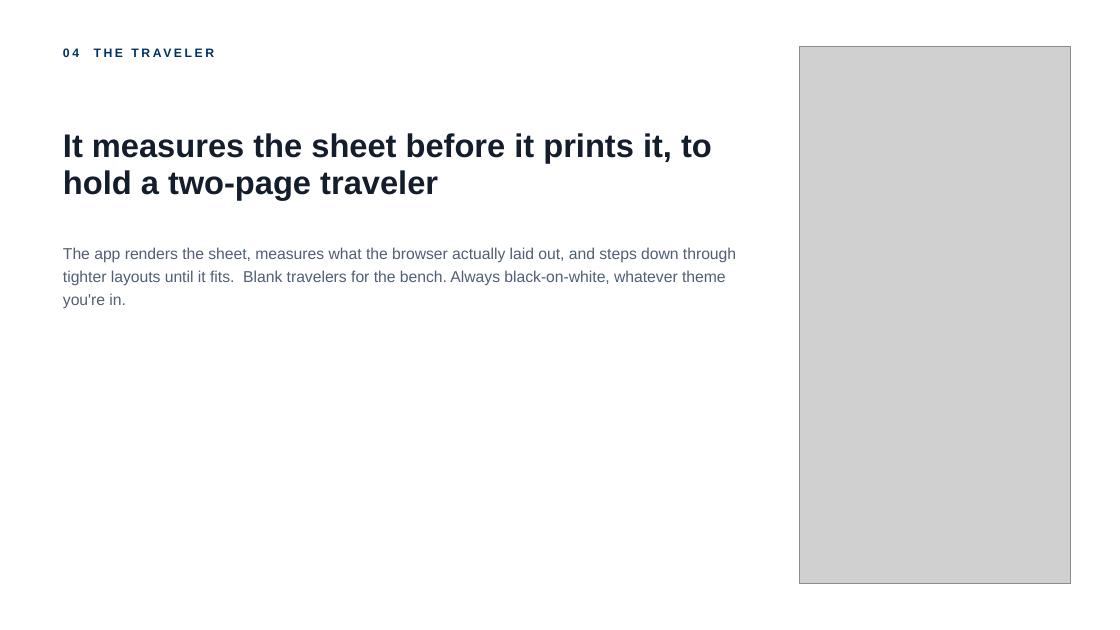
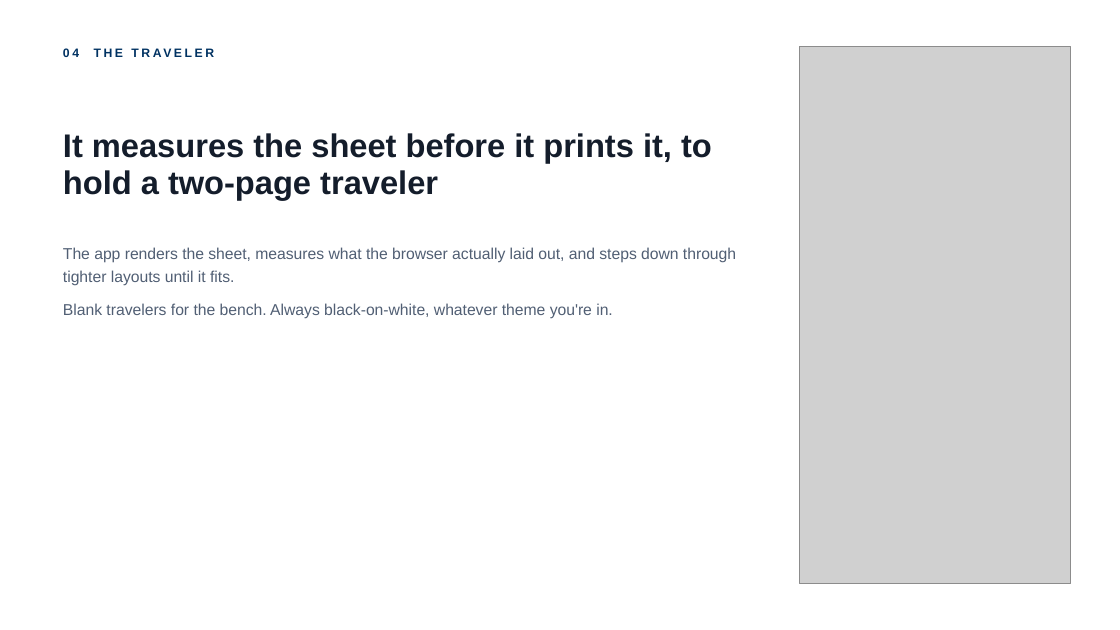
Before and after one commit to Jinxiewinx/feb-composites-applications, a slide deck: slide 15 of 06 Pitch/sn6-app-deck.pptx. Drawn at 1120x630 pixels with LibreOffice and Linux fonts; fonts in the diff are those of the drawing; grey boxes stand for pictures. Boxes give left, top, right and bottom in pixels: in the first picture for what was removed or moved away, otherwise in the second. Text is boxed around its words. In the diff, an @@ line names an element or a change of style, - is before the commit and + after.

```diff
--- a/06 Pitch/sn6-app-deck.pptx
+++ b/06 Pitch/sn6-app-deck.pptx
@@ text at box(63, 247, 736, 319): text changed @@
-The app renders the sheet, measures what the browser actually laid out, and steps down through tighter layouts until it fits. Blank travelers for the bench. Always black-on-white, whatever theme you're in.
+The app renders the sheet, measures what the browser actually laid out, and steps down through tighter layouts until it fits.
+Blank travelers for the bench. Always black-on-white, whatever theme you're in.
```
Also in this commit, not shown: 19 other slides changed, 6 other files.
